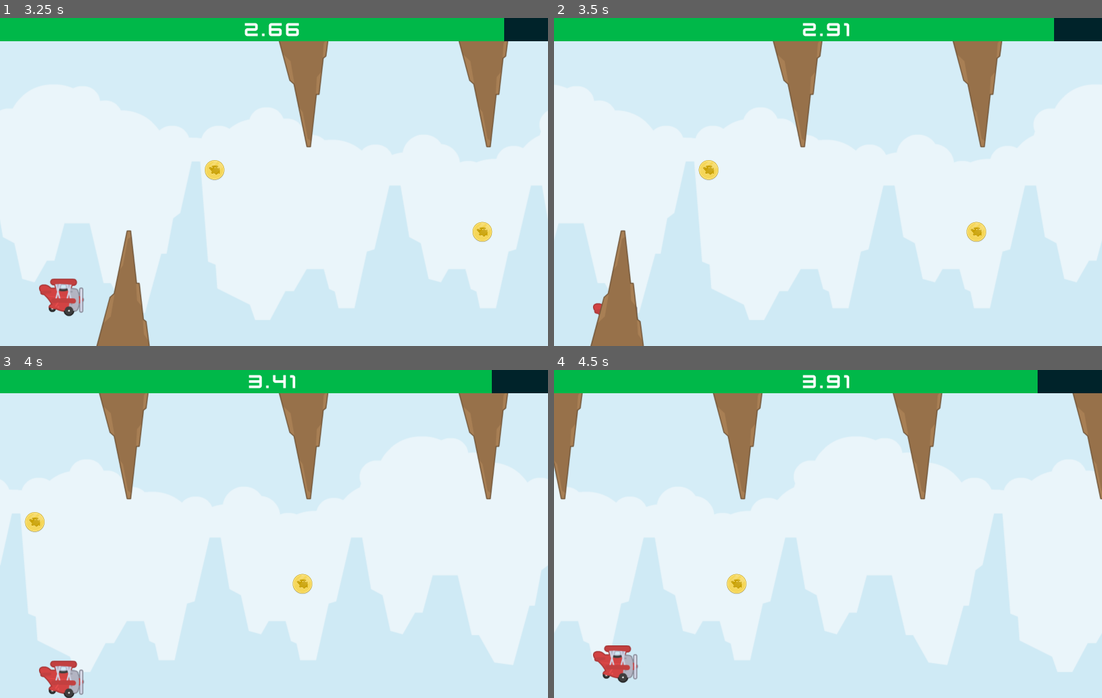
Above: before the commit, frames 1-4 (two rows, left to right).
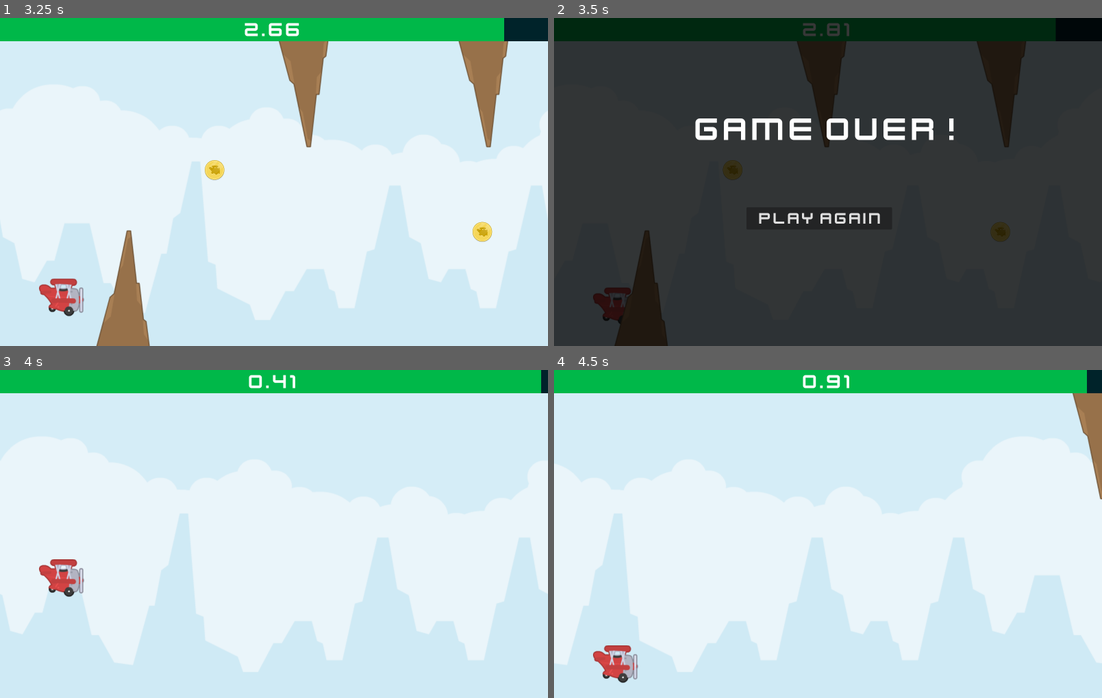
Above: after the commit, the same moments.

Repository: paulojnneto/airplane-traveller
Game: Godot game, scene res://Menu.tscn
Same seed, same stepped clock (60 frames per second), same inputs: the game is played once before the commit and once after it.
Inputs (mouse positions are in pixels of both pictures, inside the frame that each line leads up to):
- Up to frame 1 (3.25 s): click "Play" at 0.5 s; tap Space (space) at 1.35, 2.1, 2.85 s
- Up to frame 2 (3.5 s): no input
- Up to frame 3 (4 s): click (263, 570) at 3.5 s, where only the run after the commit has a clickable "Play again"
- Up to frame 4 (4.5 s): tap Space (space) at 4.35 s

Frame 1 is identical in both runs. In frame 2, 100% of the frame differs, in the area x 0-100%, y 0-100%; in frame 3, 22%; in frame 4, 20%.

Commit message:
added game over scene and logic

Diff:
--- /dev/null
+++ b/GameOver.gd
@@ -0,0 +1,6 @@
+extends Control
+
+
+func _on_try_again_pressed():
+	get_tree().paused = false;
+	get_tree().reload_current_scene();
--- a/Main.gd
+++ b/Main.gd
@@ -17,6 +17,8 @@
 	if health > 0:
 		health -= delta * health_decrease_speed;
 		$UI/HealthBar.value = health;
+	else:
+		game_over();
 
 	score += delta;
 	var formatted_score : String = str(score);
@@ -30,6 +32,7 @@
 	var obstacle_instance : Area2D = obstacle.instantiate();
 	add_child(obstacle_instance);
 	obstacle_instance.position.x = spawned_object_position_x;
+	obstacle_instance.body_entered.connect(_on_obstacle_collided);
 
 	if random == 0:
 		obstacle_instance.position.y = 200;
@@ -38,6 +41,10 @@
 		obstacle_instance.position.y = 800;
 		obstacle_instance.scale.y *= -1;
 		last_obstacle_position = "down";
+
+func _on_obstacle_collided(body : Node2D) -> void:
+	if body.is_in_group("Player"):
+		game_over();
 
 
 func _on_coin_timer_timeout():
@@ -60,3 +67,7 @@
 
 	if health > 100:
 		health = 100;
+
+func game_over() -> void:
+	$GameOver.show();
+	get_tree().paused = true;
--- a/Main.tscn
+++ b/Main.tscn
@@ -8,6 +8,7 @@
 [ext_resource type="Script" path="res://Player.gd" id="4_80lwt"]
 [ext_resource type="FontFile" uid="uid://phsu21dyolkp" path="res://Assets/kenvector_future.ttf" id="6_o77hj"]
 [ext_resource type="PackedScene" uid="uid://c2v7y2jxsk28e" path="res://Obstacle.tscn" id="7_8i31s"]
+[ext_resource type="Script" path="res://GameOver.gd" id="9_lc4hh"]
 
 [sub_resource type="CircleShape2D" id="CircleShape2D_hcfo5"]
 
@@ -114,5 +115,60 @@
 theme_override_font_sizes/font_size = 60
 text = "0"
 
+[node name="GameOver" type="Control" parent="."]
+visible = false
+z_index = 10
+layout_mode = 3
+anchors_preset = 15
+anchor_right = 1.0
+anchor_bottom = 1.0
+grow_horizontal = 2
+grow_vertical = 2
+script = ExtResource("9_lc4hh")
+
+[node name="Background" type="ColorRect" parent="GameOver"]
+layout_mode = 1
+anchors_preset = 15
+anchor_right = 1.0
+anchor_bottom = 1.0
+grow_horizontal = 2
+grow_vertical = 2
+color = Color(0, 0, 0, 0.784314)
+
+[node name="GameOverLabel" type="Label" parent="GameOver"]
+layout_mode = 1
+anchors_preset = 5
+anchor_left = 0.5
+anchor_right = 0.5
+offset_left = -386.0
+offset_top = 269.0
+offset_right = 386.0
+offset_bottom = 382.0
+grow_horizontal = 2
+theme_override_fonts/font = ExtResource("6_o77hj")
+theme_override_font_sizes/font_size = 100
+text = "Game Over!"
+horizontal_alignment = 1
+vertical_alignment = 1
+
+[node name="TryAgain" type="Button" parent="GameOver"]
+process_mode = 3
+layout_mode = 1
+anchors_preset = 7
+anchor_left = 0.5
+anchor_top = 1.0
+anchor_right = 0.5
+anchor_bottom = 1.0
+offset_left = -238.0
+offset_top = -406.0
+offset_right = 187.0
+offset_bottom = -341.0
+grow_horizontal = 2
+grow_vertical = 0
+theme_override_fonts/font = ExtResource("6_o77hj")
+theme_override_font_sizes/font_size = 50
+text = " Play again"
+
 [connection signal="timeout" from="SpawnerTimer" to="." method="_on_spawner_timer_timeout"]
 [connection signal="timeout" from="CoinTimer" to="." method="_on_coin_timer_timeout"]
+[connection signal="pressed" from="GameOver/TryAgain" to="GameOver" method="_on_try_again_pressed"]
Not shown: 1 places in Main.tscn that only renumber resources
